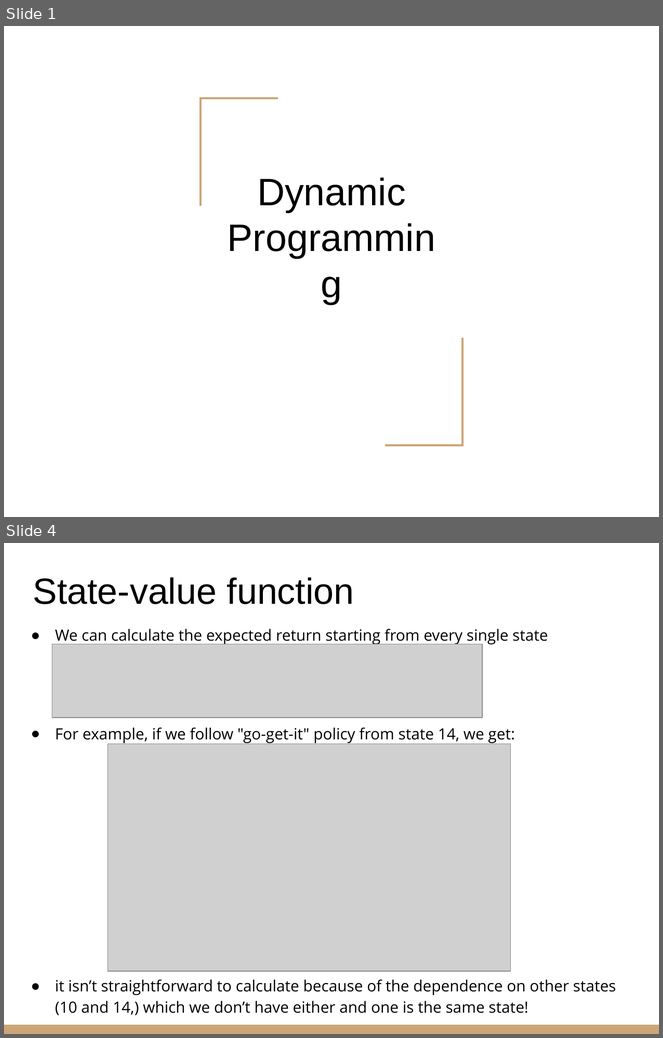
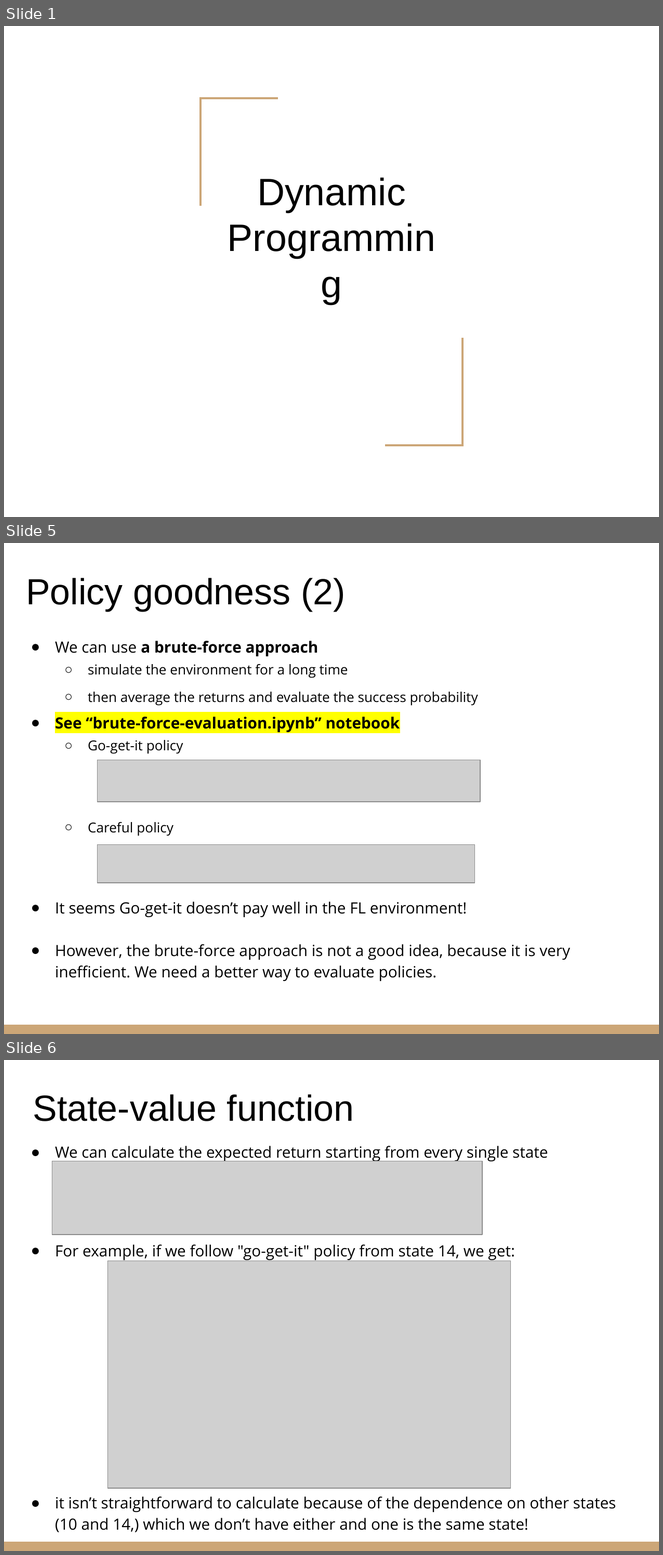
Before and after one commit to riccardoberta/autonomous-agents, a slide deck: 02 - Dynamic Programming/slides.pptx. Shown one above the other, each under a label of ours: slides 1 and 4 before the commit, slides 1, 5 and 6 after it; the slides between them are not shown. The pictures are 663x1038 and 663x1555 pixels, drawn with LibreOffice and Linux fonts; fonts in the diff are those of the drawing; grey boxes stand for pictures. Boxes give left, top, right and bottom in pixels: in the first picture for what was removed or moved away, otherwise in the second. Text is boxed around its words. In the diff, an @@ line names an element or a change of style, - is before the commit and + after.

```diff
--- a/02 - Dynamic Programming/slides.pptx
+++ b/02 - Dynamic Programming/slides.pptx
@@ slide 5 added at (4,543,659,1034), background #FFFFFF; not listed: 1 template element that a slide beside it also shows @@
@@ title added at (26,578,345,612), 40 pt, text #000000 @@
+Policy goodness (2)
@@ text added at (55,641,570,981), 17 pt, text #000000 @@
+● We can use a brute-force approach
+  ○ simulate the environment for a long time
+  ○ then average the returns and evaluate the success probability
+● See “brute-force-evaluation.ipynb” notebook
+  ○ Go-get-it policy
+  ○ Careful policy
+● It seems Go-get-it doesn’t pay well in the FL environment!
+● However, the brute-force approach is not a good idea, because it is very inefficient. We need a better way to evaluate policies.
@@ picture added at (97,760,480,802) @@
@@ picture added at (97,845,475,883) @@
@@ what was slide 4 is now slide 6 @@
```
Also in this commit, not shown: 10 slides changed, 1 other slide added, 20 other files.
